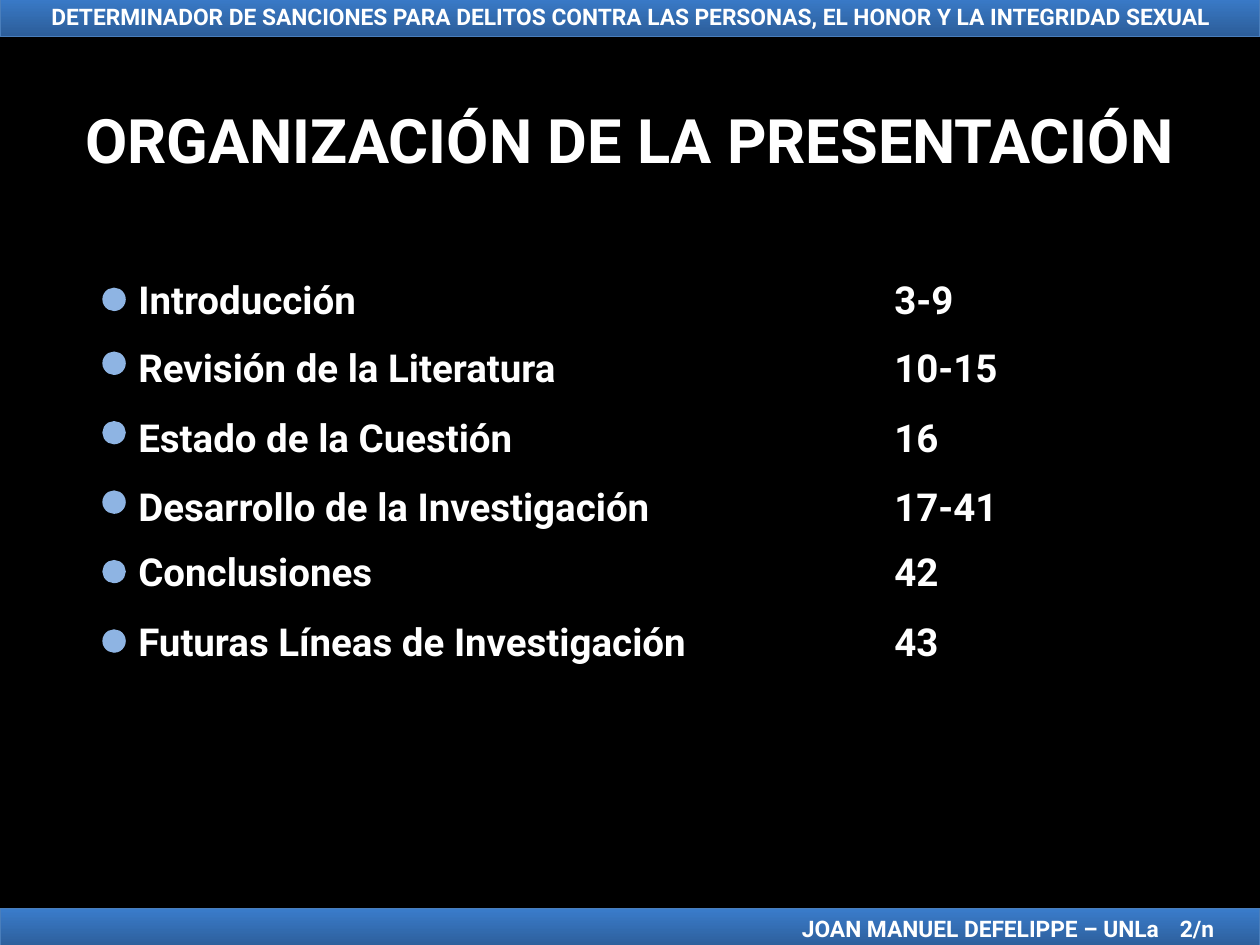
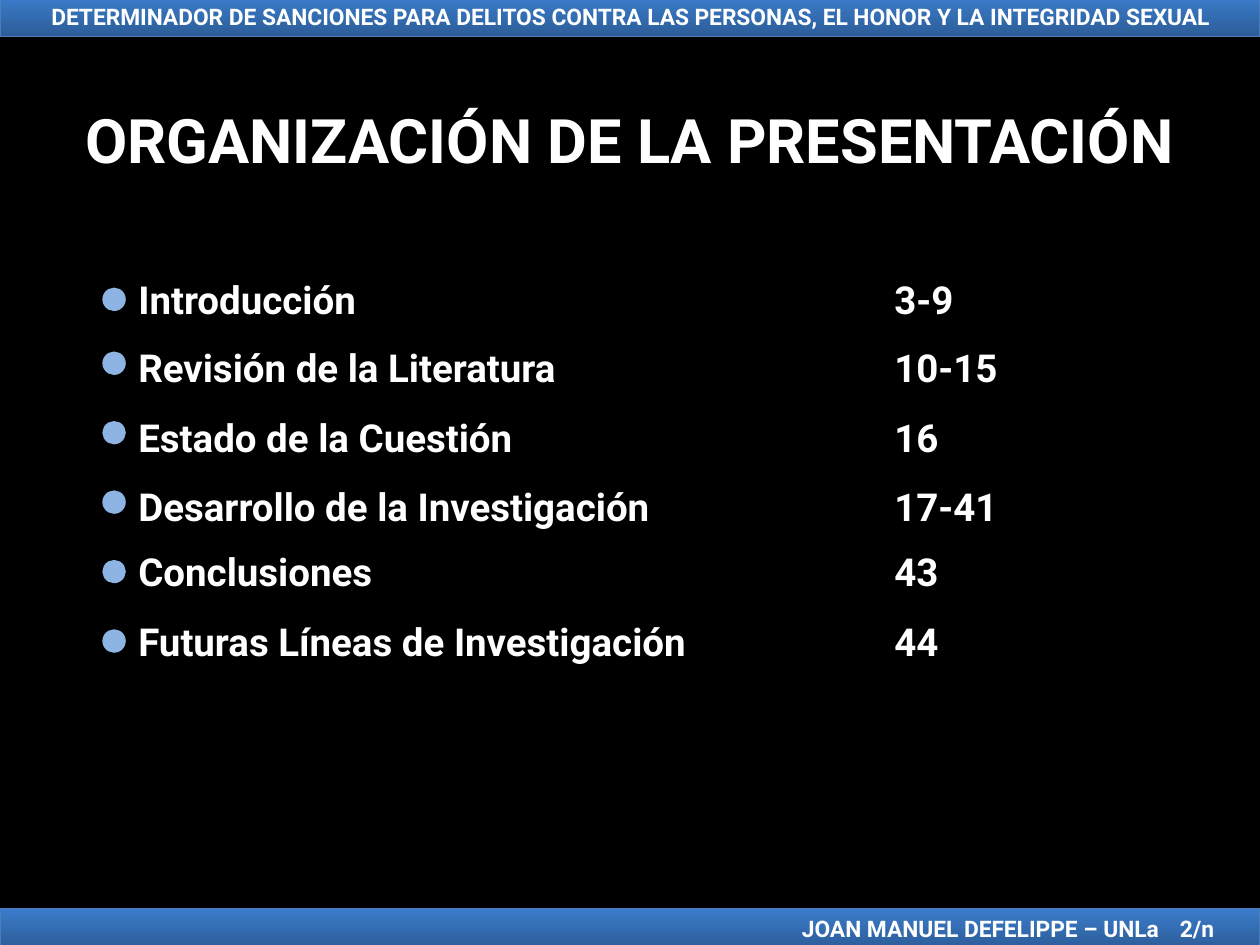
Before and after one commit to jmdefelippe/TFI_LicenciaturaEnSistemas, a slide deck: slide 2 of TFI Presentación Joan Manuel Defelippe.ppt. Drawn at 1260x945 pixels with LibreOffice and Linux fonts; fonts in the diff are those of the drawing. Boxes give left, top, right and bottom in pixels: in the first picture for what was removed or moved away, otherwise in the second. Text is boxed around its words. In the diff, an @@ line names an element or a change of style, - is before the commit and + after.

```diff
--- a/TFI Presentación Joan Manuel Defelippe.ppt
+++ b/TFI Presentación Joan Manuel Defelippe.ppt
@@ text at box(138, 557, 938, 587): text changed @@
-Conclusiones 42
+Conclusiones 43
@@ text at box(138, 627, 938, 664): text changed @@
-Futuras Líneas de Investigación 43
+Futuras Líneas de Investigación 44
```
Also in this commit, not shown: 32 other slides changed, 3 slides removed, 6 other files.
